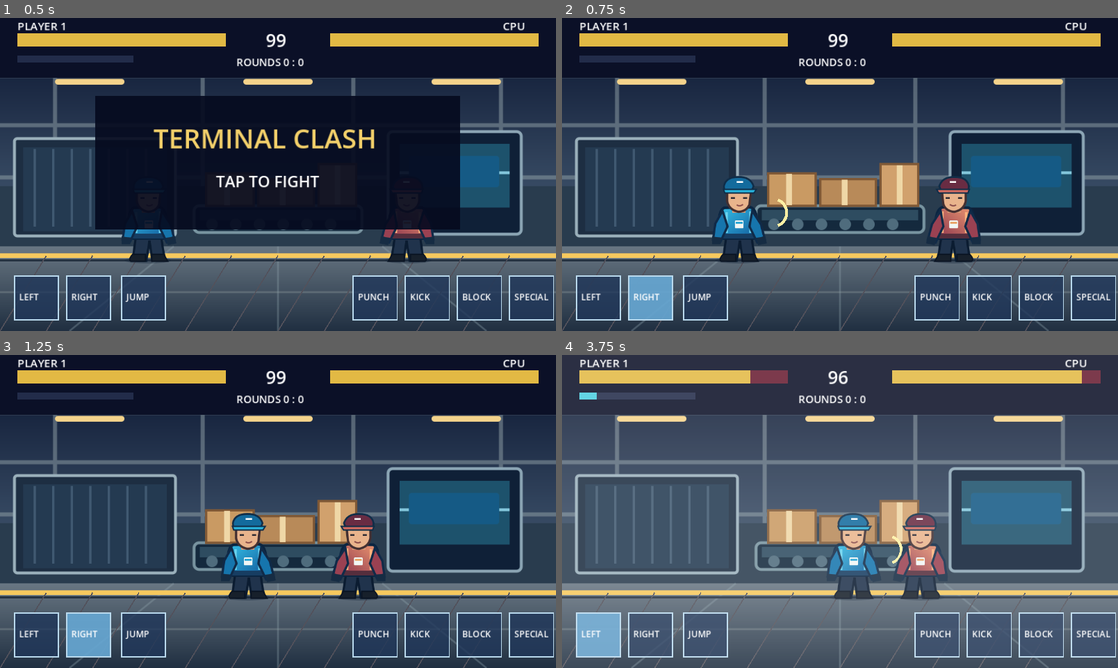
Above: before the commit, frames 1-4 (two rows, left to right).
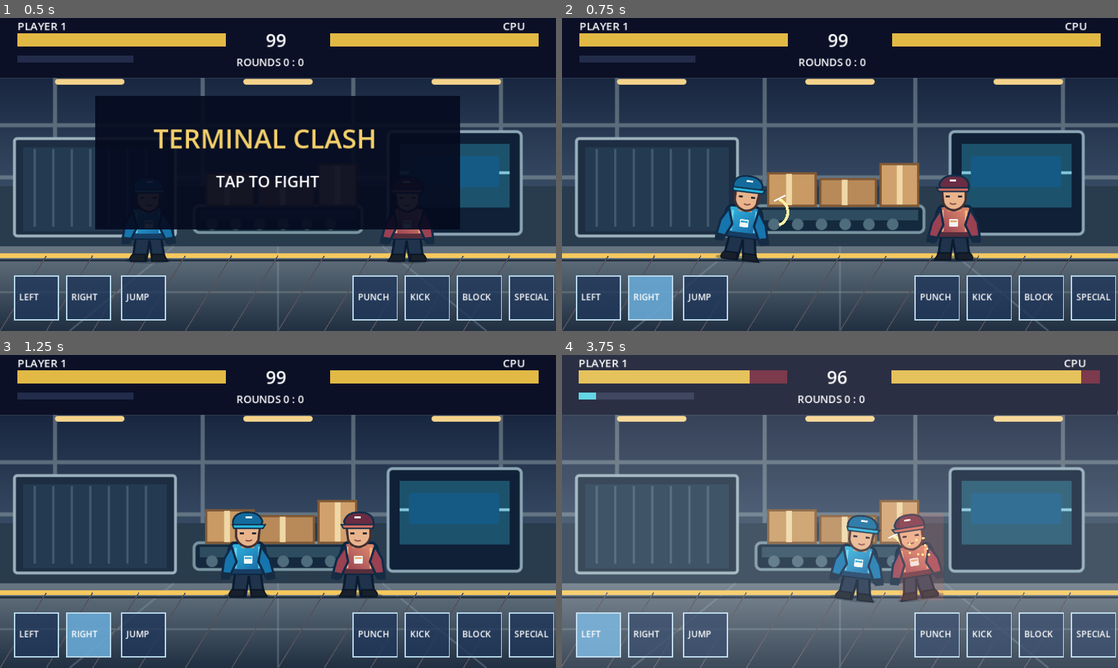
Above: after the commit, the same moments.

Repository: Manngez/Terminal-Clash
Game: Godot game, scene res://main.tscn
Same seed, same stepped clock (60 frames per second), same inputs: the game is played once before the commit and once after it.
Inputs (mouse positions are in pixels of both pictures, inside the frame that each line leads up to):
- Up to frame 1 (0.5 s): no input
- Up to frame 2 (0.75 s): tap Enter at 0.5 s; move the mouse to (962, 158) at 0.52 s; hold D from 0.53 s (still down); tap J at 0.6 s; click (962, 158) at 0.67 s
- Up to frame 3 (1.25 s): keep holding D
- Up to frame 4 (3.75 s): release D at 1.25 s; drag from (728, 527) to (812, 574) at 1.27 s; move the mouse to (895, 442) at 2.02 s; hold D 2.03-2.75 s; tap L at 2.1 s; drag from (812, 574) to (673, 464) at 2.77 s; tap Space at 3.5 s; move the mouse to (1006, 558) at 3.52 s; hold A from 3.53 s (still down); tap J at 3.6 s

Frame 1 is identical in both runs. In frame 2, 1.7% of the frame differs, in the area x 27-76%, y 50-79%; in frame 3, 1.2%; in frame 4, 3.8%, in the area x 0-100%, y 1-100%.

Commit message:
Add animated fighter movement, kick pose, hit reactions, particle impacts and camera shake

Diff:
--- a/game.gd
+++ b/game.gd
@@ -25,6 +25,12 @@
 var special = 0
 var shots = []
 var ai_clock = 0.0
+var game_clock = 0.0
+var player_kick_time = 0.0
+var enemy_hurt_time = 0.0
+var player_hurt_time = 0.0
+var impact_sparks = []
+var camera_shake = 0.0
 
 func _ready():
 	set_process(true)
@@ -44,6 +50,10 @@
 	enemy_attack_time = 0
 	shots.clear()
 	special = 0
+	player_kick_time = 0.0
+	enemy_hurt_time = 0.0
+	player_hurt_time = 0.0
+	impact_sparks.clear()
 	state = "fight"
 
 func _input(event):
@@ -87,6 +97,7 @@
 	return pressed.get(key,false) or Input.is_key_pressed(keys[key])
 
 func _process(delta):
+	game_clock += delta
 	if state != "fight":
 		queue_redraw()
 		return
@@ -96,6 +107,14 @@
 	attack_time = maxf(0,attack_time-delta)
 	enemy_attack_time = maxf(0,enemy_attack_time-delta)
 	hit_flash = maxf(0,hit_flash-delta)
+	player_kick_time = maxf(0,player_kick_time-delta)
+	enemy_hurt_time = maxf(0,enemy_hurt_time-delta)
+	player_hurt_time = maxf(0,player_hurt_time-delta)
+	camera_shake = maxf(0,camera_shake-delta)
+	for spark in impact_sparks:
+		spark["life"] -= delta
+		spark["pos"] += spark["velocity"]*delta
+	impact_sparks = impact_sparks.filter(func(spark): return spark["life"] > 0.0)
 	var dir = float(int(down("right")) - int(down("left")))
 	pv.x = dir * (90 if down("block") else 245)
 	if down("jump") and p.y >= FLOOR:
@@ -121,9 +140,9 @@
 		e.x = mid + (35 if p.x<e.x else -35)
 	if cooldown <= 0 and not down("block"):
 		if down("punch"):
-			attack(9,105,0.29)
+			attack(9,105,0.29,false)
 		elif down("kick"):
-			attack(15,135,0.53)
+			attack(15,135,0.53,true)
 		elif down("special") and special >= 40:
 			special -= 40
 			shots.append({"x":p.x,"y":p.y-75,"dir":signf(e.x-p.x)})
@@ -134,10 +153,16 @@
 		if not down("block"):
 			hp -= 7 if dist > 90 else 11
 			hit_flash = 0.13
+			player_hurt_time = 0.22
+			camera_shake = 0.15
+			spawn_sparks(p+Vector2(0,-90),Color("#ffbf82"))
 	for shot in shots.duplicate():
 		shot.x += shot.dir*530*delta
 		if absf(shot.x-e.x)<35 and absf(shot.y-(e.y-75))<50:
 			ehp -= 22
+			enemy_hurt_time = 0.25
+			camera_shake = 0.19
+			spawn_sparks(e+Vector2(0,-90),Color("#70eaff"))
 			shots.erase(shot)
 		elif shot.x < -20 or shot.x > 980:
 			shots.erase(shot)
@@ -149,13 +174,23 @@
 		state = "match_end" if max(rounds[0],rounds[1]) >= 2 else "round_end"
 	queue_redraw()
 
-func attack(damage, reach, cd):
+func spawn_sparks(where:Vector2,tint:Color):
+	for i in range(9):
+		var angle = TAU*float(i)/9.0
+		impact_sparks.append({"pos":where,"velocity":Vector2(cos(angle),sin(angle))*randf_range(65,190),"life":0.32,"color":tint})
+
+func attack(damage,reach,cd,is_kick=false):
 	cooldown = cd
 	attack_time = cd*0.7
+	if is_kick:
+		player_kick_time = cd*0.7
 	if absf(p.x-e.x)<reach and absf(p.y-e.y)<85:
 		ehp -= damage
 		special = mini(100,special+15)
 		hit_flash = 0.12
+		enemy_hurt_time = 0.22
+		camera_shake = 0.13
+		spawn_sparks(e+Vector2(0,-92),Color("#ffde84"))
 
 func box(rect,color):
 	draw_rect(rect,color)
@@ -165,24 +200,33 @@
 
 func fighter(pos,blue,face,attacking,blocking=false):
 	var art = COURIER_ART if blue else RIVAL_ART
-	var width = 126.0
-	var height = 158.0
-	var origin = Vector2(pos.x-width*0.5,pos.y-height)
 	var facing_right = face
-	if facing_right:
-		draw_texture_rect(art,Rect2(origin,Vector2(width,height)),false)
-	else:
-		draw_set_transform(Vector2(pos.x,pos.y-height),0,Vector2(-1,1))
-		draw_texture_rect(art,Rect2(Vector2(-width*0.5,0),Vector2(width,height)),false)
-		draw_set_transform(Vector2.ZERO)
+	var direction = 1.0 if facing_right else -1.0
+	var moving = absf(pv.x)>12 if blue else absf(ev.x)>12
+	var airborne = pos.y < FLOOR-4
+	var kick = blue and player_kick_time>0
+	var hurt = player_hurt_time>0 if blue else enemy_hurt_time>0
+	var bounce = sin(game_clock*14.0)*3.0 if moving and not airborne else 0.0
+	var lean = -0.15*direction if hurt else 0.12*direction if attacking else 0.0
+	var scale = Vector2(direction*(1.0 if not kick else 1.08),1.0)
+	draw_set_transform(Vector2(pos.x,pos.y+bounce),lean,scale)
+	draw_texture_rect(art,Rect2(-63,-158,126,158),false)
+	draw_set_transform(Vector2.ZERO)
+	if airborne:
+		draw_arc(Vector2(pos.x,pos.y-73),38,0.4,2.7,12,Color("#d8e9f4",0.35),3)
 	if attacking:
-		var direction = 1 if facing_right else -1
-		draw_arc(Vector2(pos.x+direction*60,pos.y-90),24, -1.2,1.2,12,Color("#fff0a4"),5)
+		var strike_pos = pos+Vector2(direction*(73 if kick else 62),-56 if kick else -91)
+		draw_arc(strike_pos,32 if kick else 24,-1.2,1.2,12,Color("#fff0a4"),5)
+		draw_line(strike_pos+Vector2(0,-19),strike_pos+Vector2(direction*20,-29),Color("#ffffff"),3)
 	if blocking:
-		draw_arc(Vector2(pos.x+(35 if facing_right else -35),pos.y-96),43,-1.1,1.1,16,Color("#8be8ff"),4)
+		draw_arc(Vector2(pos.x+direction*35,pos.y-96),43,-1.1,1.1,16,Color("#8be8ff"),4)
+	if hurt:
+		draw_rect(Rect2(pos.x-38,pos.y-153,76,151),Color(1,0.36,0.25,0.15))
 
 func _draw():
 	draw_texture_rect(TERMINAL_ART,Rect2(0,0,960,540),false)
+	if camera_shake>0:
+		draw_set_transform(Vector2(randf_range(-3,3),randf_range(-3,3)))
 	for i in range(0,960,80):
 		draw_line(Vector2(i,410),Vector2(i-80,540),Color("#52515b"),2)
 	draw_rect(Rect2(0,0,960,103),Color("#0b1027"))
@@ -198,6 +242,10 @@
 	box(Rect2(30,65,special*2,12),Color("#4ccfe0"))
 	fighter(p,true,e.x>p.x,attack_time>0,down("block"))
 	fighter(e,false,p.x>e.x,enemy_attack_time>0)
+	draw_set_transform(Vector2.ZERO)
+	for spark in impact_sparks:
+		var point = spark["pos"]
+		draw_circle(point,3.5*spark["life"]/0.32,spark["color"])
 	for shot in shots:
 		draw_rect(Rect2(shot.x-13,shot.y-13,26,26),Color("#e4b26b"))
 		draw_line(Vector2(shot.x-12,shot.y),Vector2(shot.x+12,shot.y),Color("#784c2c"),3)
